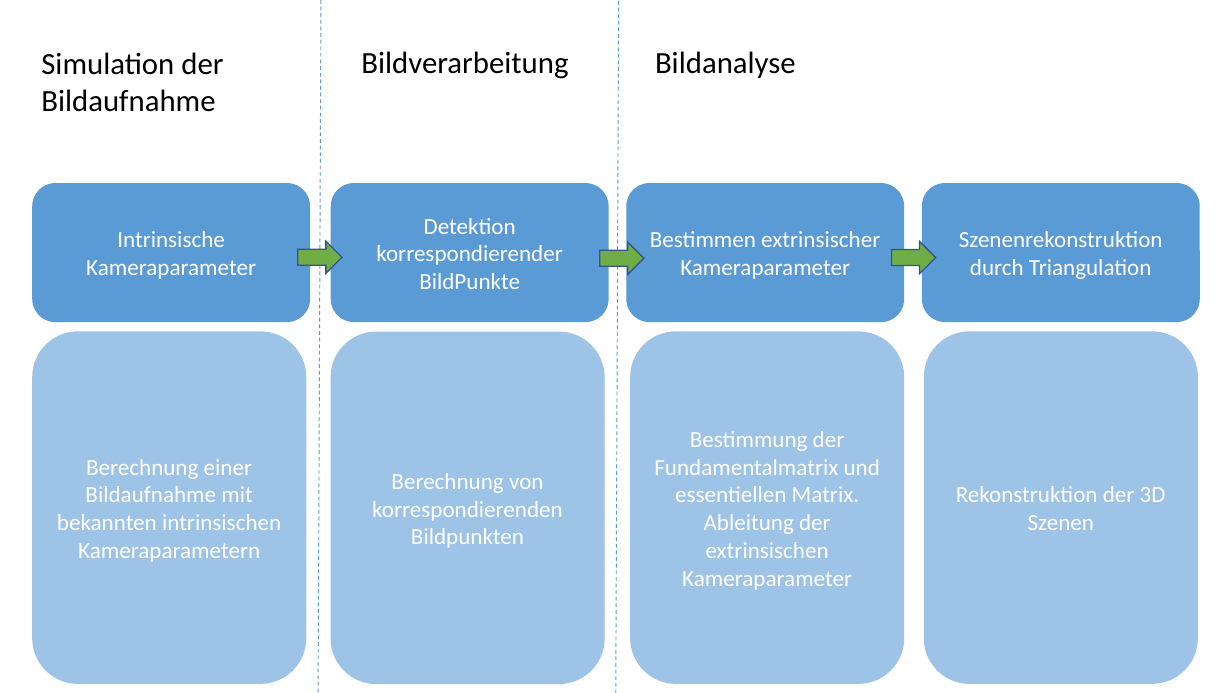
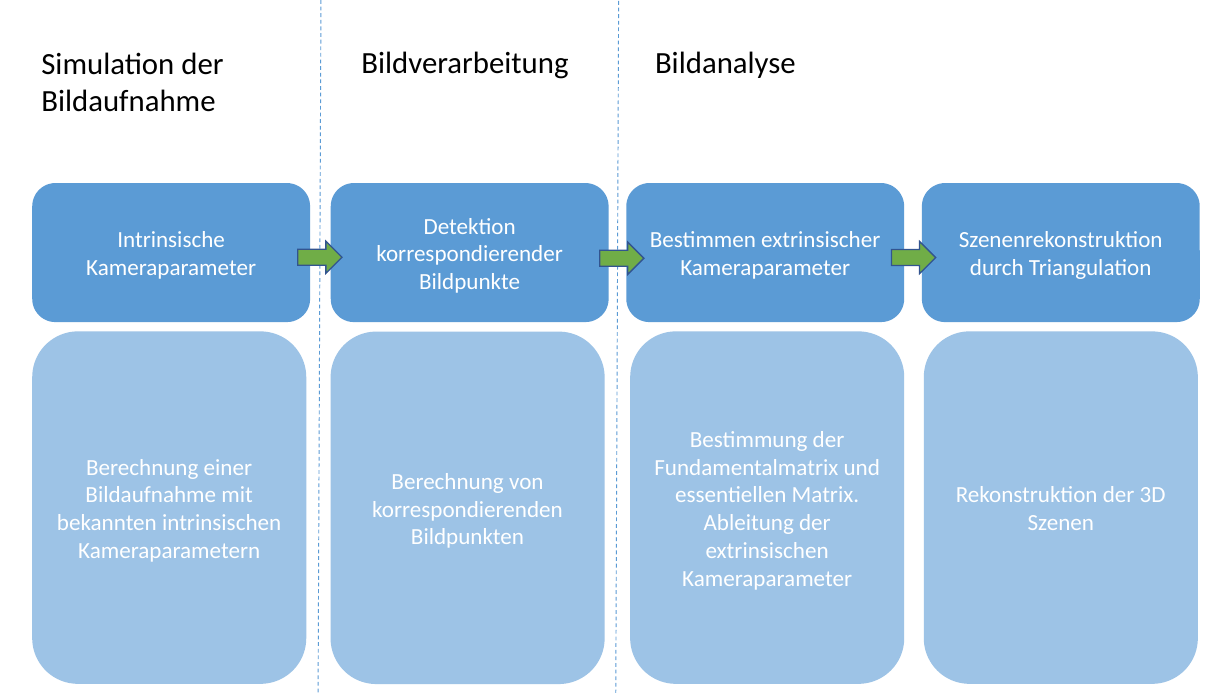
Before and after one commit to anjak610/MasterDuCC, a slide deck: slide 1 of Thesis/ThesisArbeit_V16/images/NEU_Virtuel_Arbeitsprozess.pptx. Drawn at 1232x693 pixels with LibreOffice and Linux fonts; fonts in the diff are those of the drawing. Boxes give left, top, right and bottom in pixels: in the first picture for what was removed or moved away, otherwise in the second. Text is boxed around its words. In the diff, an @@ line names an element or a change of style, - is before the commit and + after.

```diff
--- a/Thesis/ThesisArbeit_V16/images/NEU_Virtuel_Arbeitsprozess.pptx
+++ b/Thesis/ThesisArbeit_V16/images/NEU_Virtuel_Arbeitsprozess.pptx
@@ text in rounded rectangle at [376, 218, 562, 293]: text changed @@
-Detektion korrespondierender BildPunkte
+Detektion korrespondierender Bildpunkte
```
Also in this commit, not shown: 2 other slides changed, 14 other files.
